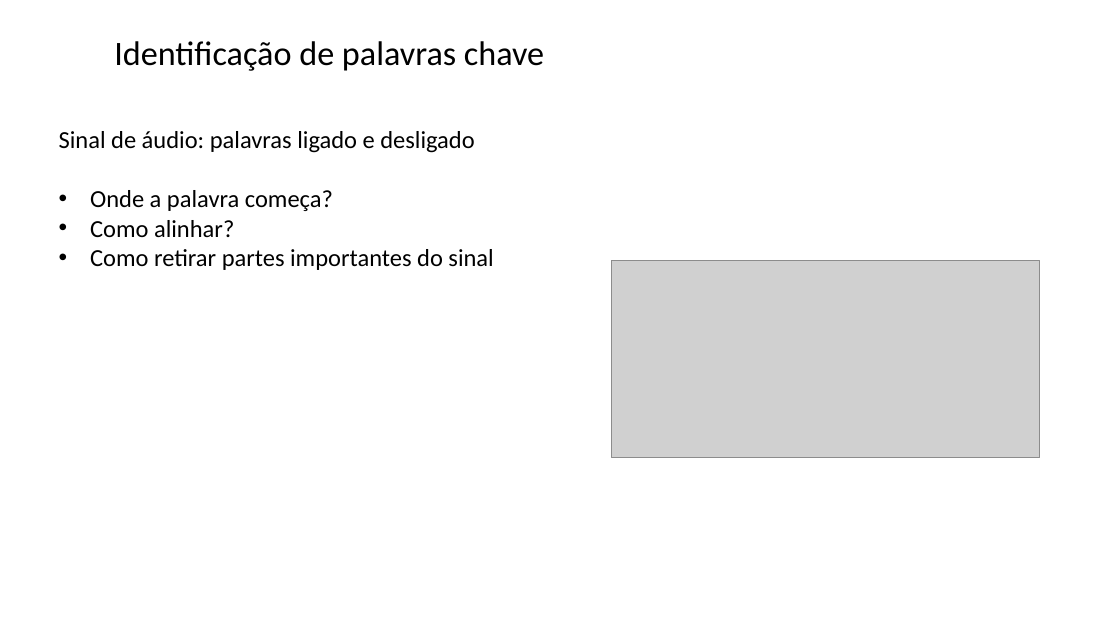
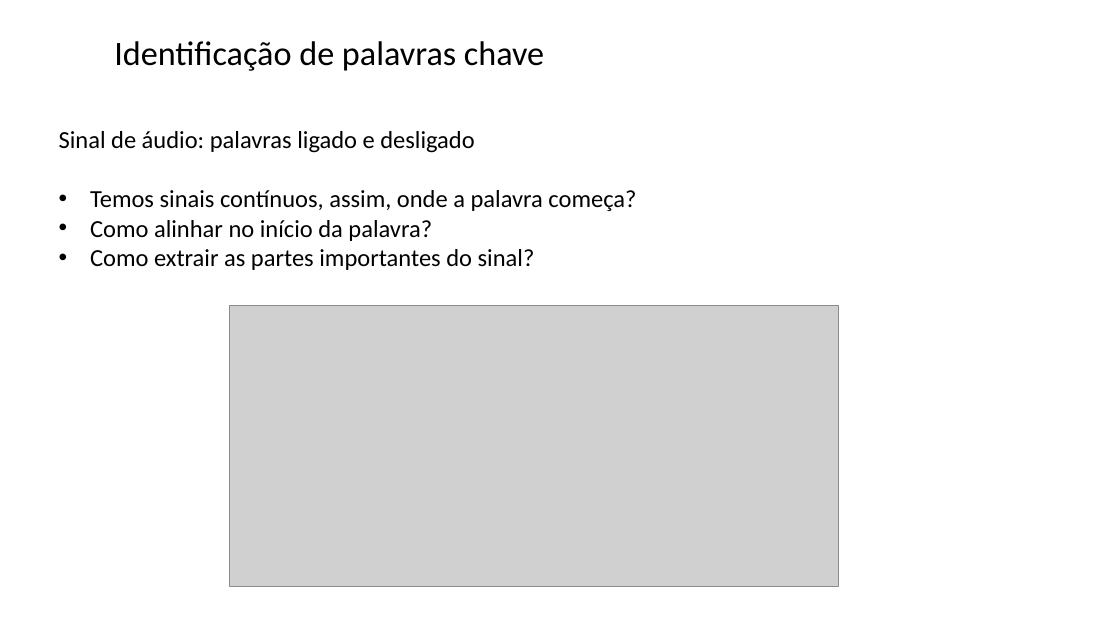
Before and after one commit to zz4fap/tp557-iot-ml, a slide deck: slide 20 of slides/TP557_17_identificação_palavras_chave.pptx. Drawn at 1120x630 pixels with LibreOffice and Linux fonts; fonts in the diff are those of the drawing; grey boxes stand for pictures; background and template pictures are left out. Boxes give left, top, right and bottom in pixels: in the first picture for what was removed or moved away, otherwise in the second. Text is boxed around its words. In the diff, an @@ line names an element or a change of style, - is before the commit and + after.

```diff
--- a/slides/TP557_17_identificação_palavras_chave.pptx
+++ b/slides/TP557_17_identificação_palavras_chave.pptx
@@ text at box(90, 190, 636, 270): text changed @@
-• Onde a palavra começa?
-• Como alinhar?
-• Como retirar partes importantes do sinal
+• Temos sinais contínuos, assim, onde a palavra começa?
+• Como alinhar no início da palavra?
+• Como extrair as partes importantes do sinal?
@@ picture: place and size @@
-picture at box(612, 260, 1040, 458)
+picture at box(229, 306, 839, 586)
```
Also in this commit, not shown: 16 other slides changed, 10 slides added, 2 slides removed, 1 other file.
